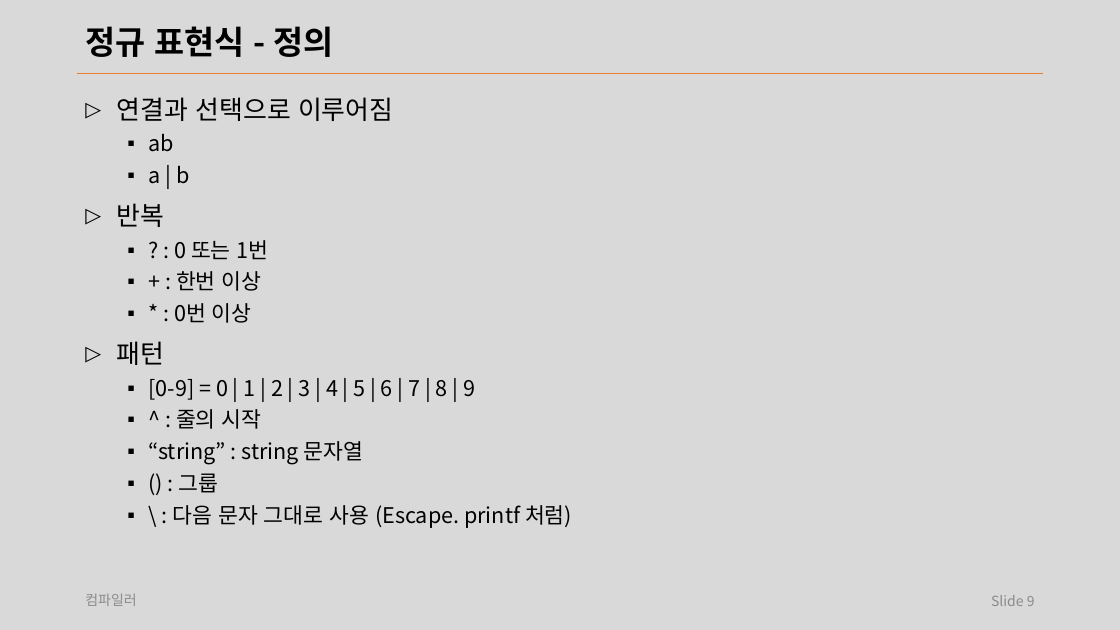
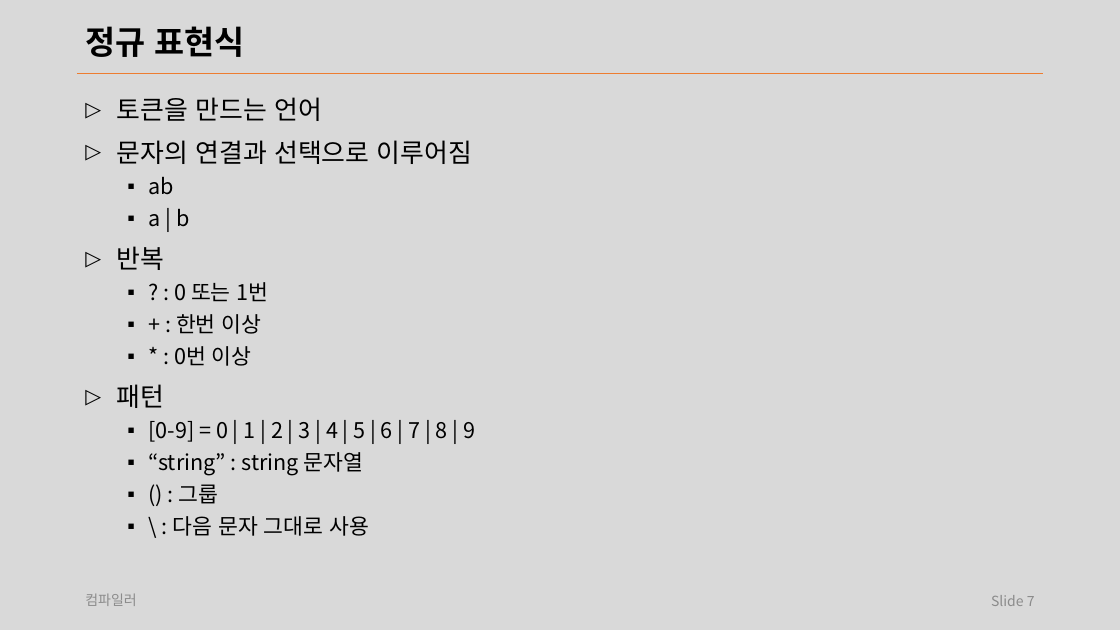
Before and after one commit to laxtools/article, a slide deck: slide 7 of programming/compiler/lecture/note.pptx (slide 9 before the commit). Drawn at 1120x630 pixels with LibreOffice and Linux fonts; fonts in the diff are those of the drawing. Boxes give left, top, right and bottom in pixels: in the first picture for what was removed or moved away, otherwise in the second. Text is boxed around its words. In the diff, an @@ line names an element or a change of style, - is before the commit and + after.

```diff
--- a/programming/compiler/lecture/note.pptx
+++ b/programming/compiler/lecture/note.pptx
@@ title at [85, 26, 245, 57]: text changed @@
-정규 표현식 - 정의
+정규 표현식
@@ text at [117, 97, 472, 164]: text changed @@
-▷ 연결과 선택으로 이루어짐
+▷ 토큰을 만드는 언어
+▷ 문자의 연결과 선택으로 이루어짐
@@ text at [176, 409, 262, 429]: paragraph removed @@
-  ▪ ^ : 줄의 시작
@@ text at [172, 516, 369, 536]: text changed @@
-  ▪ \ : 다음 문자 그대로 사용 (Escape. printf 처럼)
+  ▪ \ : 다음 문자 그대로 사용
@@ page number at [991, 595, 1035, 606]: text changed @@
-Slide 9
+Slide 7
```
Also in this commit, not shown: 26 other slides changed, 2 slides removed, 24 other files.
